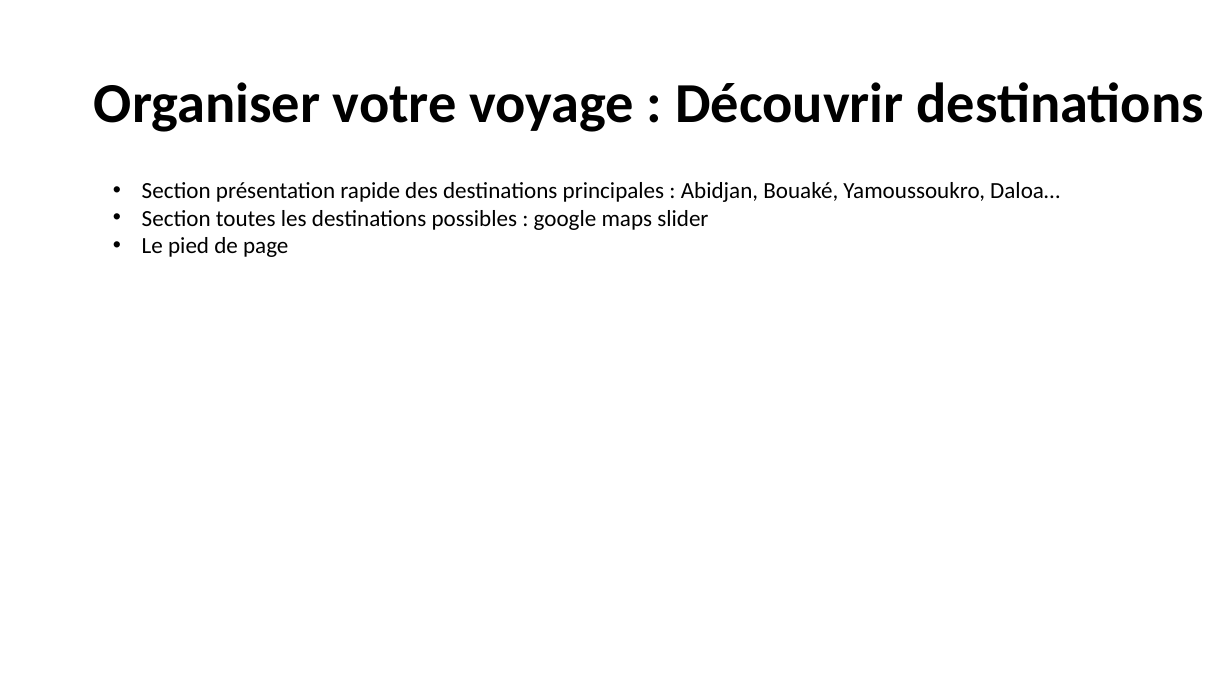
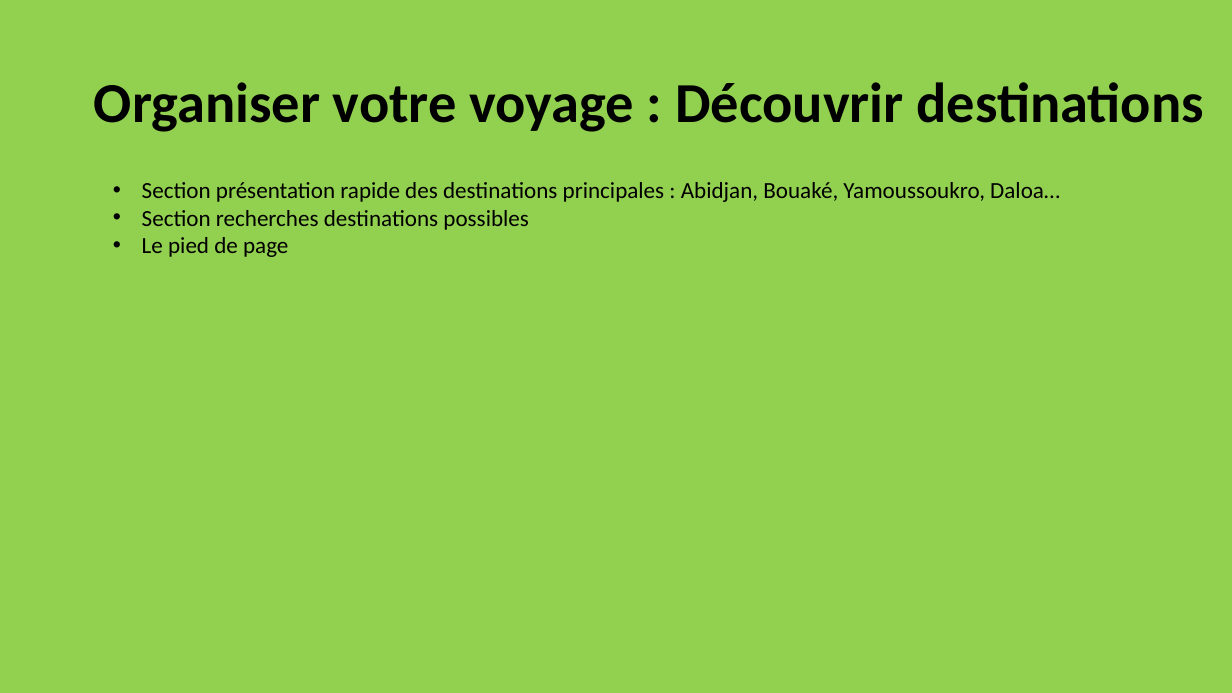
Before and after one commit to Traore-Yao/flash-go-Docs-repo-, a slide deck: slide 4 of plan du site.pptx. Drawn at 1232x693 pixels with LibreOffice and Linux fonts; fonts in the diff are those of the drawing. Boxes give left, top, right and bottom in pixels: in the first picture for what was removed or moved away, otherwise in the second. Text is boxed around its words. In the diff, an @@ line names an element or a change of style, - is before the commit and + after.

```diff
--- a/plan du site.pptx
+++ b/plan du site.pptx
@@ background #FFFFFF to #92D050 @@
@@ text at (x1=142, y1=210, x2=529, y2=230): text changed @@
-• Section toutes les destinations possibles : google maps slider
+• Section recherches destinations possibles
```
Also in this commit, not shown: 5 other slides changed, 7 slides added.
